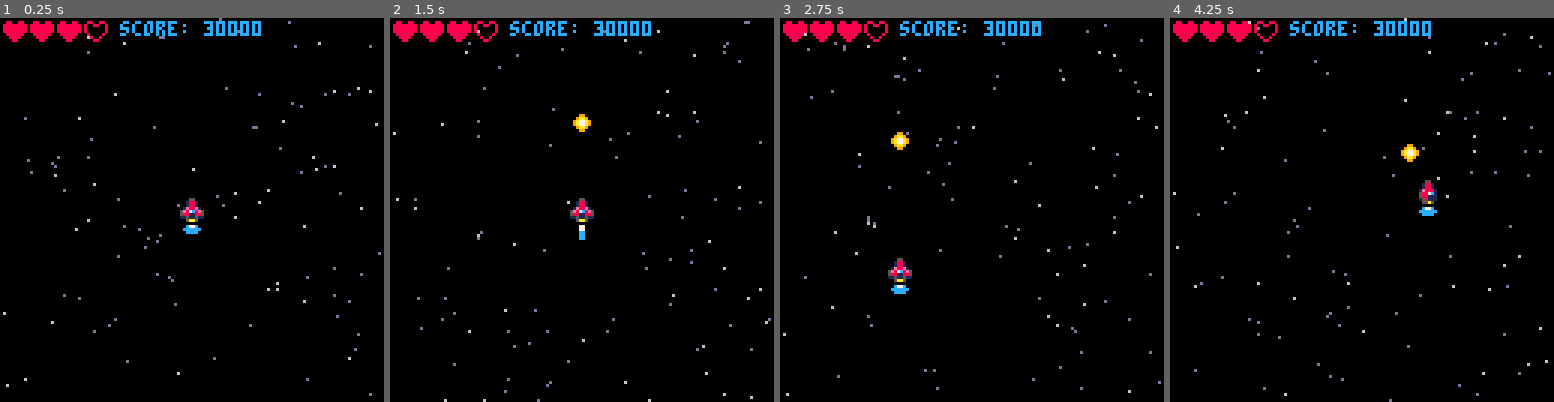
Above: before the commit, frames 1-4 (left to right).
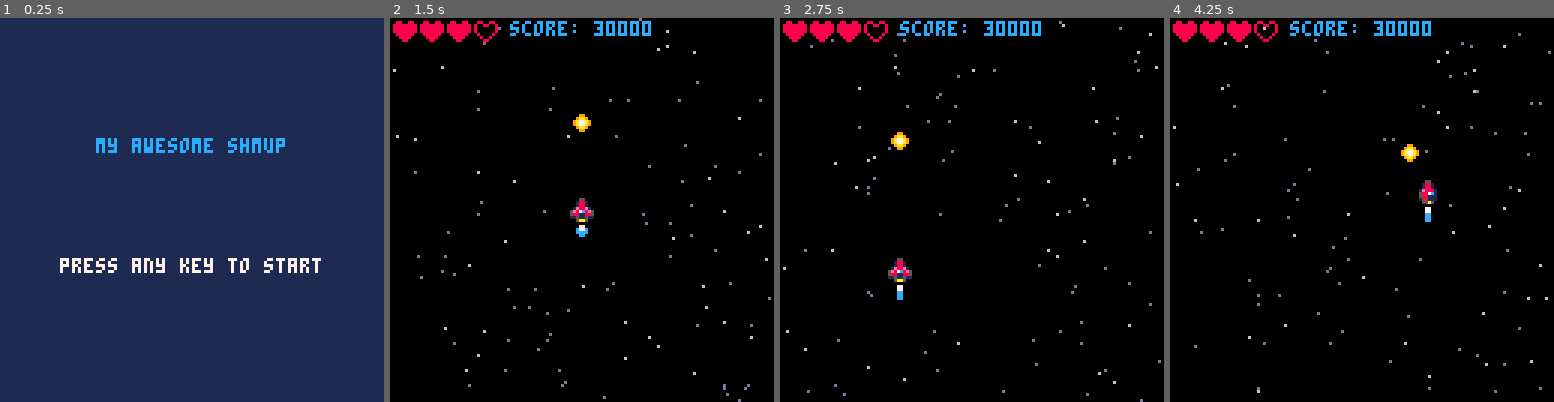
Above: after the commit, the same moments.

Repository: CRBroughton/pico-8-hero
Game: PICO-8 cartridge src/pico-8-hero.p8
Two runs of this game, one before a commit and one after it. Both use one fixed random seed, a clock stepped at 60 frames per second and the inputs below.
Inputs:
- Up to frame 1 (0.25 s): no input
- Up to frame 2 (1.5 s): tap O (Z key) at 0.33, 0.7, 1.43 s; tap X (X key) at 1.07 s
- Up to frame 3 (2.75 s): hold Left 1.97-2.37 s; tap X (X key) at 2.07, 2.4, 2.73 s; tap O (Z key) at 2.22 s; hold Down from 2.42 s (still down)
- Up to frame 4 (4.25 s): release Down at 2.82 s; hold Right 2.87-3.53 s; tap X (X key) every 0.33 s from 3.07 to 4.07 s; tap O (Z key) at 3.1, 3.98 s; hold Up 3.58-4.08 s; hold Right from 4.13 s (still down)

The runs differ from the first frame. In frame 1, 100% of the frame differs, in the area x 0-100%, y 0-100%; in frame 2, 1.2%; in frame 3, 1.3%; in frame 4, 1.3%.

Commit message:
feat(start): :sparkles: add start screen

Diff:
--- a/src/draw.lua
+++ b/src/draw.lua
@@ -18,3 +18,9 @@
         end
     end
 end
+
+function draw_start()
+    cls(1)
+    print("my awesome shmup", 32, 40, 12)
+    print("press any key to start", 20, 80, 7)
+end
--- a/src/main.lua
+++ b/src/main.lua
@@ -1,6 +1,29 @@
 function _init()
     -- Clears the screen
     cls(0)
+    -- state machine for game mode
+    mode = "start"
+
+end
+
+function _draw()
+    if mode == "game" then
+        draw_game()
+    elseif mode == "start" then
+        draw_start()
+    end
+end
+
+function _update()
+    if mode == "game" then
+        update_game()
+    elseif mode == "start" then
+        update_start()
+    end
+end
+
+function startgame()
+    mode = "game"
     ship = {
         lives = 3,
         max_lives = 4,
@@ -11,6 +34,11 @@
         sprite = 2,
         flame = 5,
         muzzle = 0
+    }
+
+    bullet = {
+        x = -64,
+        y = -40,
     }
 
     score = 30000
@@ -25,29 +53,4 @@
         add(stary, flr(rnd(128)))
         add(starspeed, rnd(1.5) + 0.5)
     end
-
-    -- state machine for game mode
-    mode = "game"
-
-    bullet = {
-        x = -64,
-        y = -40,
-    }
-
 end
-
-function _draw()
-    if mode == "game" then
-        draw_game()
-    elseif mode == "start" then
-        -- start screen
-    end
-end
-
-function _update()
-    if mode == "game" then
-        update_game()
-    elseif mode == "start" then
-        -- start screen
-    end
-end
--- a/src/update.lua
+++ b/src/update.lua
@@ -66,3 +66,9 @@
 
     animatestars()
 end
+
+function update_start()
+    if btnp(4) then
+        startgame()
+    end
+end
